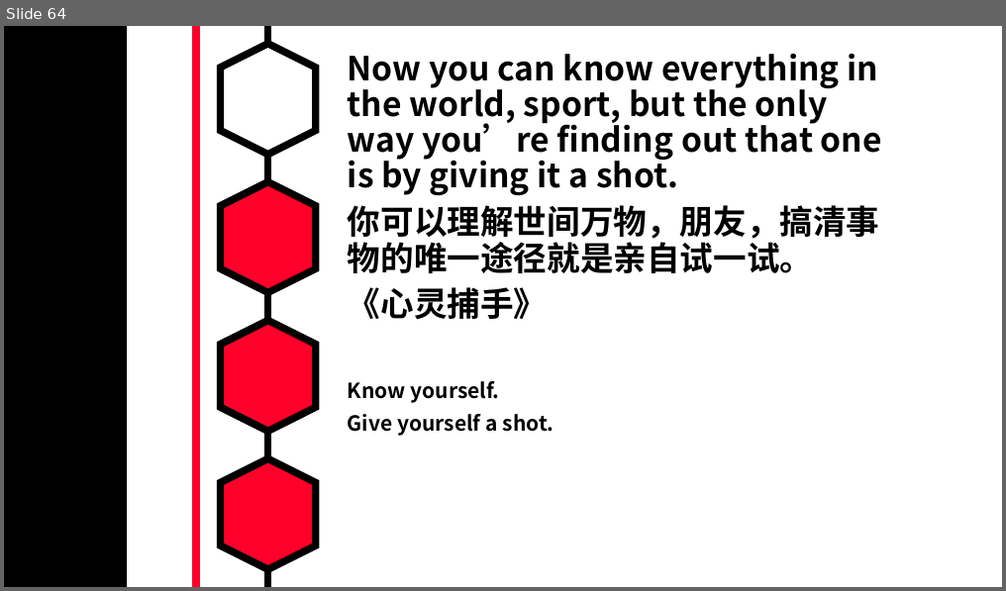
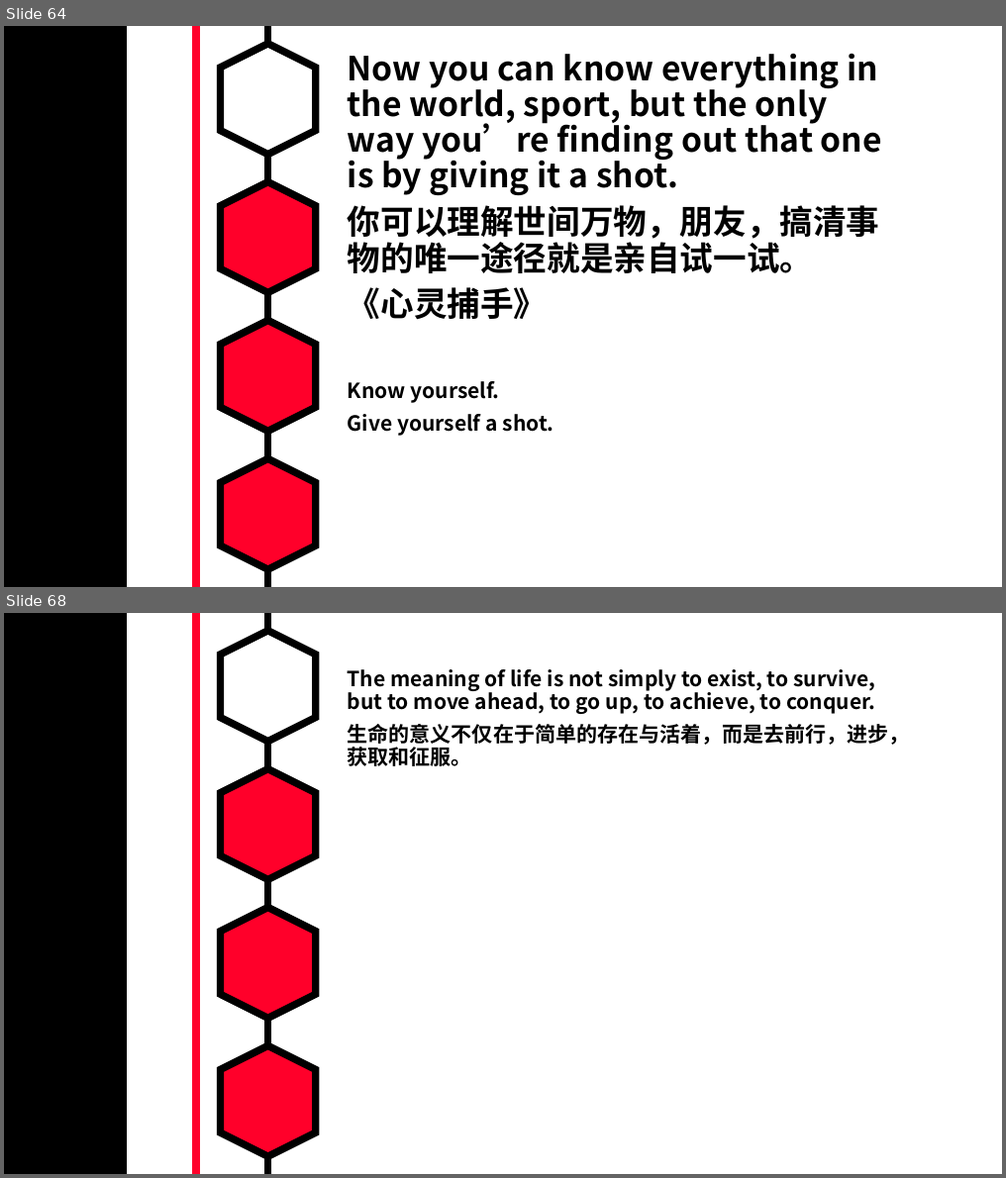
Before and after one commit to MarkShen1992/PPT-template, a slide deck: morning reading/iridescent english sentenses.pptx. Shown one above the other, each under a label of ours: slide 64 before the commit, slides 64 and 68 after it; the slides between them are not shown. The pictures are 1006x591 and 1006x1178 pixels, drawn with LibreOffice and Linux fonts; fonts in the diff are those of the drawing. Boxes give left, top, right and bottom in pixels: in the first picture for what was removed or moved away, otherwise in the second. Text is boxed around its words. In the diff, an @@ line names an element or a change of style, - is before the commit and + after.

```diff
--- a/morning reading/iridescent english sentenses.pptx
+++ b/morning reading/iridescent english sentenses.pptx
@@ slide 68 added at (4, 613, 1002, 1174), background #FFFFFF; not listed: 7 template elements that a slide beside it also shows @@
@@ text added at (348, 669, 910, 766), 20 pt, text #000000, bold @@
+The meaning of life is not simply to exist, to survive, but to move ahead, to go up, to achieve, to conquer.
+生命的意义不仅在于简单的存在与活着，而是去前行，进步，获取和征服。
```
Also in this commit, not shown: 19 slides changed, 3 other slides added.
